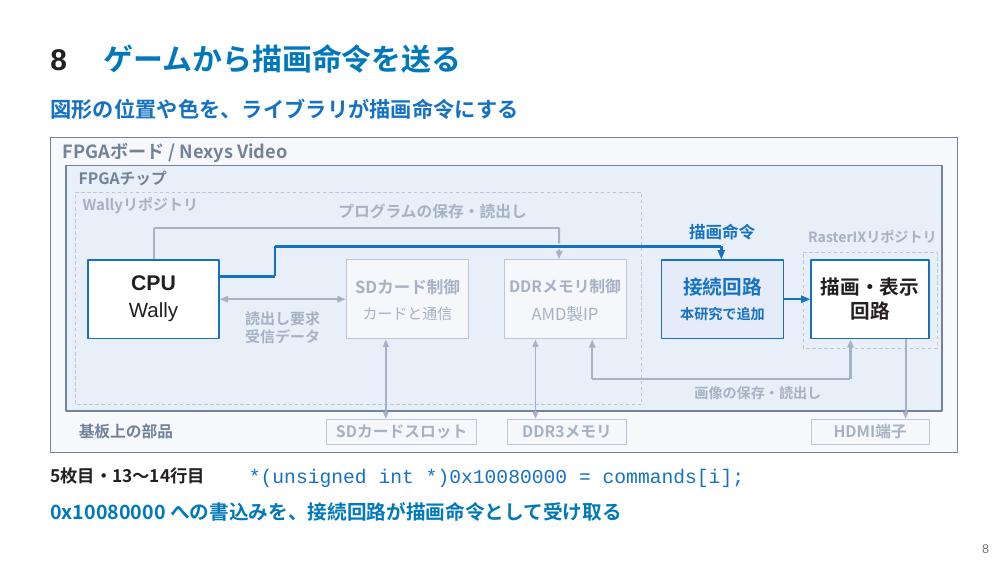
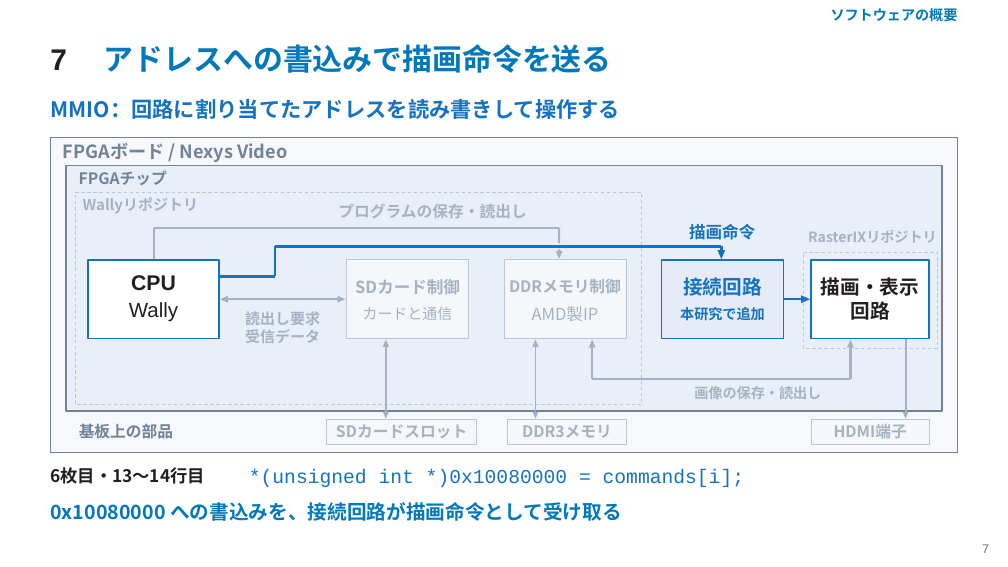
Before and after one commit to SoshiroFujimori/wally-game-console-research, a slide deck: slide 7 of docs/presentation/中間発表_主要事項.pptx (slide 8 before the commit). Drawn at 1008x567 pixels with LibreOffice and Linux fonts; fonts in the diff are those of the drawing. Boxes give left, top, right and bottom in pixels: in the first picture for what was removed or moved away, otherwise in the second. Text is boxed around its words. In the diff, an @@ line names an element or a change of style, - is before the commit and + after.

```diff
--- a/docs/presentation/中間発表_主要事項.pptx
+++ b/docs/presentation/中間発表_主要事項.pptx
@@ text added at (x1=831, y1=8, x2=958, y2=22), 13.5 pt, text #0078BA, bold @@
+ソフトウェアの概要
@@ text at (x1=50, y1=49, x2=67, y2=70): text changed @@
-8
+7
@@ text at (x1=104, y1=44, x2=612, y2=73): text changed @@
-ゲームから描画命令を送る
+アドレスへの書込みで描画命令を送る
@@ text at (x1=50, y1=99, x2=620, y2=119): text changed @@
-図形の位置や色を、ライブラリが描画命令にする
+MMIO：回路に割り当てたアドレスを読み書きして操作する
@@ text at (x1=50, y1=467, x2=205, y2=484): text changed @@
-5枚目・13〜14行目
+6枚目・13〜14行目
@@ text at (x1=982, y1=544, x2=989, y2=553): text changed @@
-8
+7
```
Also in this commit, not shown: 23 other slides changed, 2 slides added, 3 slides removed, 40 other files.
